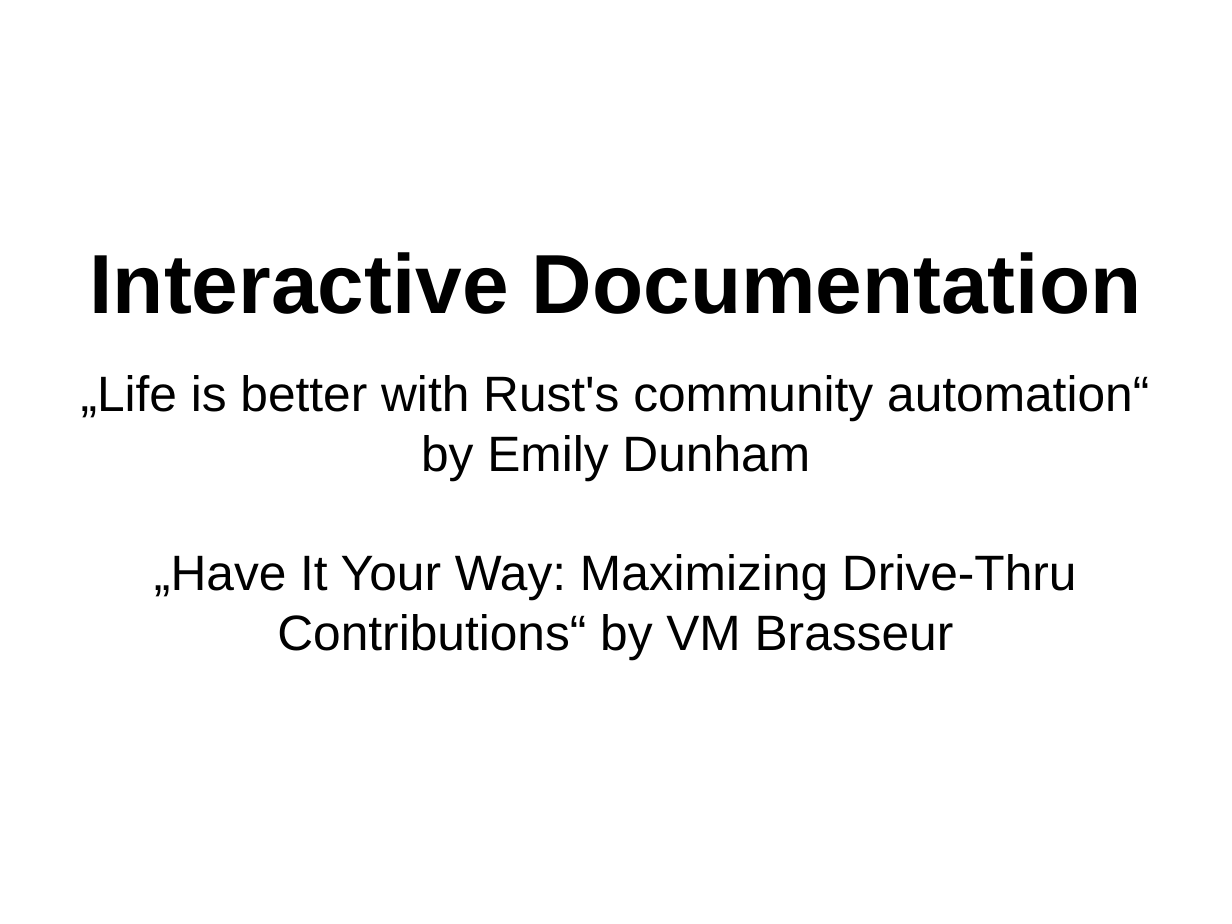
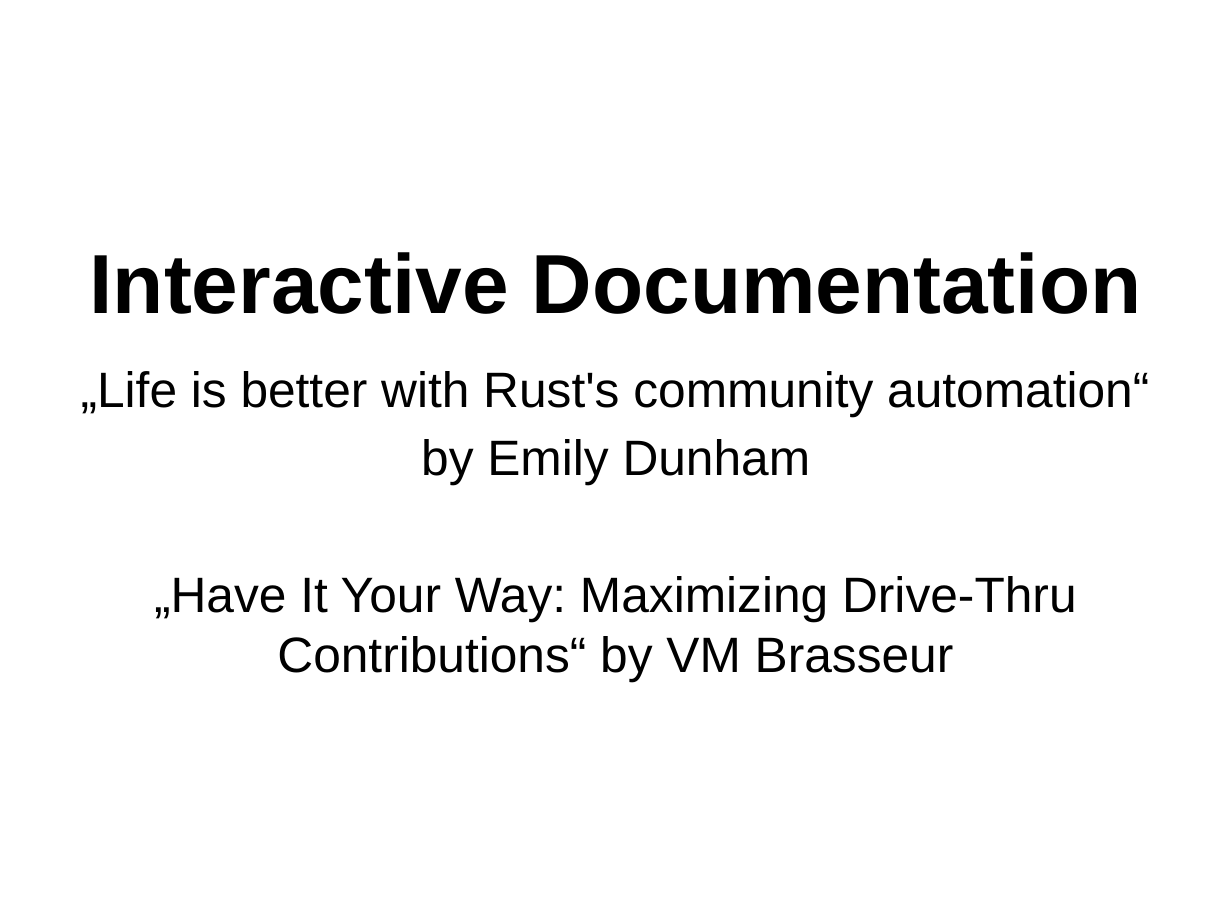
Before and after one commit to danvet/danvet.github.io, a slide deck: slide 10 of slides/lca-2018.odp. Drawn at 1232x924 pixels with LibreOffice and Linux fonts; fonts in the diff are those of the drawing. Boxes give left, top, right and bottom in pixels: in the first picture for what was removed or moved away, otherwise in the second. Text is boxed around its words. In the diff, an @@ line names an element or a change of style, - is before the commit and + after.

```diff
--- a/slides/lca-2018.odp
+++ b/slides/lca-2018.odp
@@ subtitle "„Life is better with Rust's ..." at [81,371,1149,681]: more space between paragraphs @@
```
Also in this commit, not shown: 4 other slides changed.
